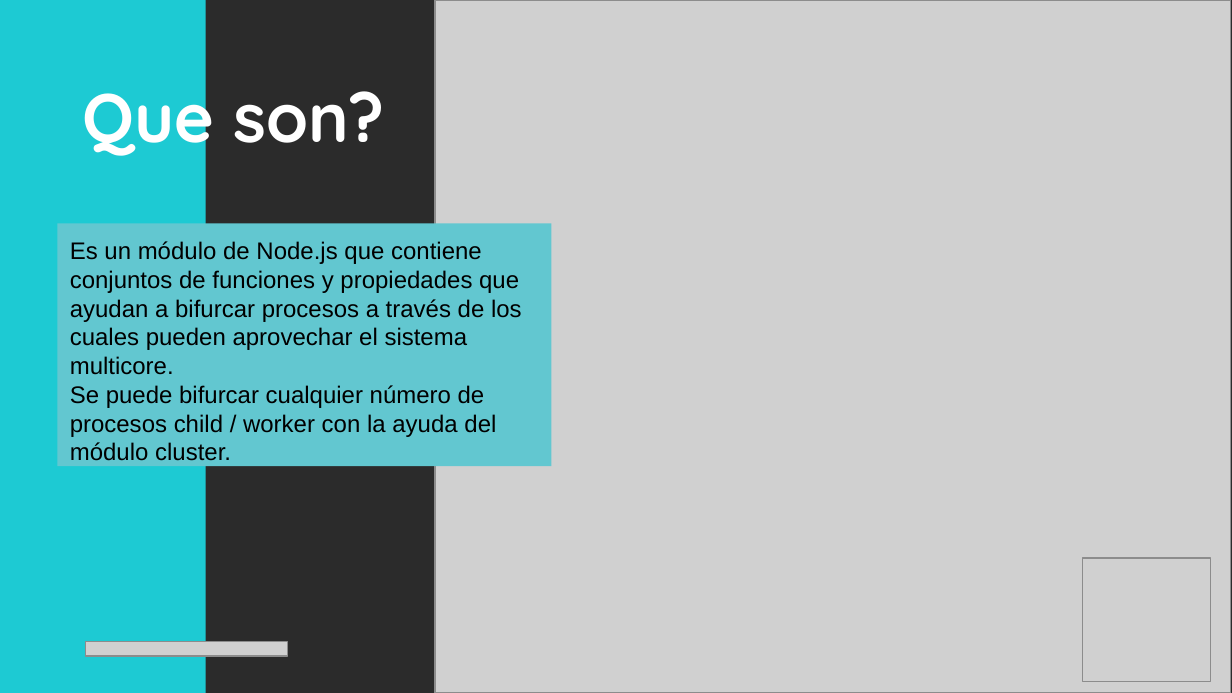
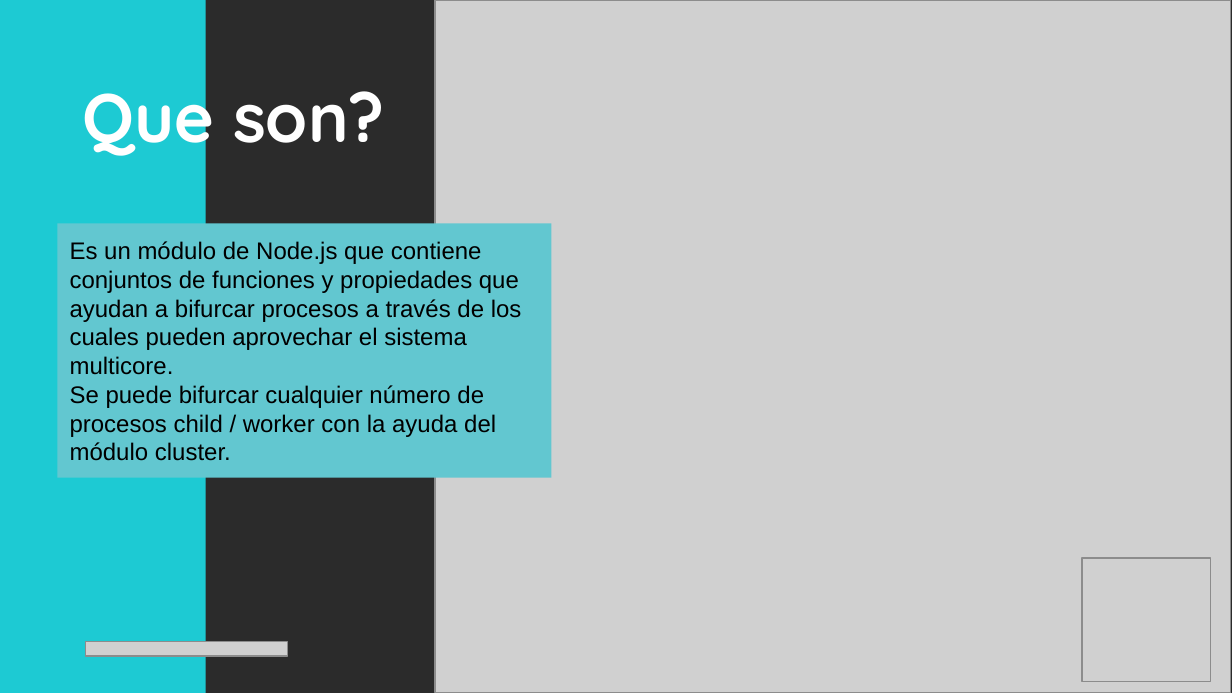
Before and after one commit to lukillo/clusters, a slide deck: slide 2 of Clusters.pptx. Drawn at 1232x693 pixels with LibreOffice and Linux fonts; fonts in the diff are those of the drawing; grey boxes stand for pictures; background and template pictures are left out; a plain dark background stands for a picture behind light text. Boxes give left, top, right and bottom in pixels: in the first picture for what was removed or moved away, otherwise in the second. Text is boxed around its words. In the diff, an @@ line names an element or a change of style, - is before the commit and + after.

```diff
--- a/Clusters.pptx
+++ b/Clusters.pptx
@@ rectangle "Es un módulo de Node.js ...": place and size @@
-rectangle "Es un módulo de Node.js ..." at box(58, 223, 552, 466)
+rectangle "Es un módulo de Node.js ..." at box(58, 223, 552, 477)
```
Also in this commit, not shown: 3 other slides changed, 2 slides added, 1 slide removed, 2 other files.
